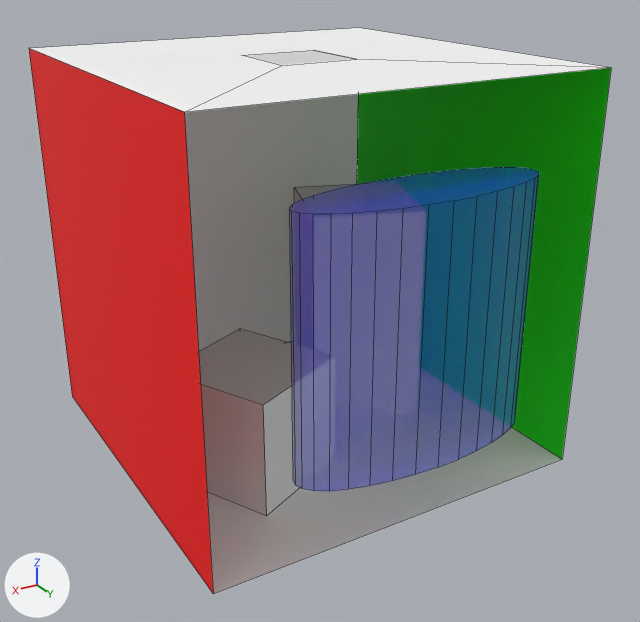
The OBJ model res/cornell_box.obj: old version first, new version second.
Camera for both pictures: a 50 mm lens placed at (5.33, 9.39, 6.38), pointed at (0.06, 0.6, 1.98). Lighting does not change. The marker at lower left points along +X, +Y and +Z. Mesh edges are drawn as thin lines. Where no turn or scale is listed for an object, it has been applied to the vertices. Vertices at the same position are counted once.

The older version as bpy lines, for what is in view:
```python
mat_material_004 = principled_material('Material.004')
mat_material_004.base_color = (0.0, 0.0, 1.0)  # blue #0000ff
mat_material_004.roughness = 0.526
mat_material_004.alpha = 0.25
me_cylinder = bpy.data.meshes.new('Cylinder')
me_cylinder.from_pydata(...)  # a 32-sided cylinder along z spanning x -1.5..1.5, y 2.0..3.0, z 1.0..4.0
me_cylinder.materials.append(mat_material_004)  # blue #0000ff
me_plane_001 = bpy.data.meshes.new('Plane.001')
me_plane_001.from_pydata([(2.5, -2.5, 5.0), (2.5, 2.5, 5.0), (2.5, -2.5, 0.0), (2.5, 2.5, 0.0)], [], [(0, 1, 3, 2)])
me_plane_001.materials.append(mat_material_002)  # red #ff0000
me_plane_005 = bpy.data.meshes.new('Plane.005')
me_plane_005.from_pydata([(0.5, 0.5, 5.0), (0.5, -0.5, 5.0), (-0.5, 0.5, 5.0), (-0.5, -0.5, 5.0)], [], [(0, 1, 3, 2)])
me_plane_005.materials.append(mat_none)  # white #e7e7e7
ob_cylinder = bpy.data.objects.new('Cylinder', me_cylinder)
ob_cylinder.location = (0.0, 0.0, 0.0)
ob_plane_001 = bpy.data.objects.new('Plane.001', me_plane_001)
ob_plane_001.location = (0.0, 0.0, 0.0)
ob_plane_005 = bpy.data.objects.new('Plane.005', me_plane_005)
ob_plane_005.location = (0.0, 0.0, 0.0)
# also in view: 'Plane' at (0.0, 0.0, 0.0); 'Plane.004' at (0.0, 0.0, 5.0); 'Cube' at (1.04, 0.59, 0.75); 'Plane.002' at (-2.5, 0.0, 2.5); 'Plane.003' at (0.0, -2.5, 2.5)
```
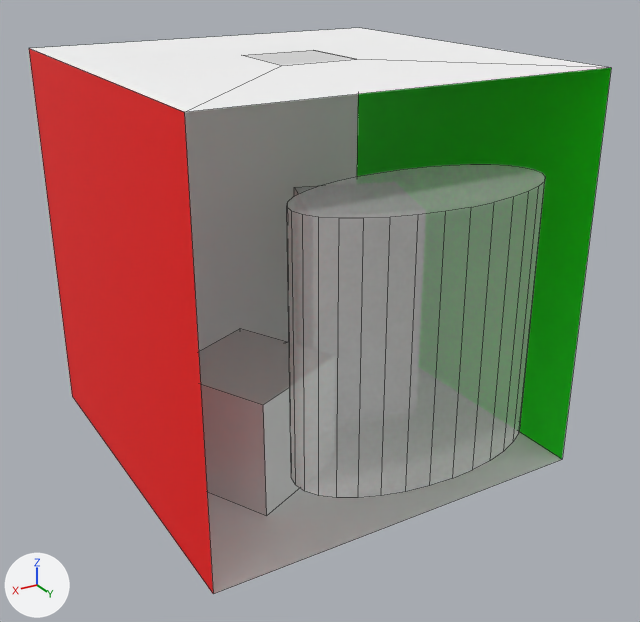
Changed parts and their boxes [x1, y1, x2, y2] in the pictures (640 x 622 px):
'Cylinder', recoloured, mesh rescaled: before [290, 167, 539, 491]; after [287, 164, 545, 498]

Diff of the bpy script that builds the scene:
```diff
--- a/res/cornell_box.obj.py
+++ b/res/cornell_box.obj.py
@@ mat_material_004 @@
 mat_material_004 = principled_material('Material.004')
-mat_material_004.base_color = (0.0, 0.0, 1.0)  # blue #0000ff
+mat_material_004.base_color = (0.8, 0.8, 0.8)  # white #e7e7e7
 mat_material_004.roughness = 0.526
@@ me_cylinder @@
 me_cylinder.from_pydata(...)  # 64 vertices, 34 faces; spans x -1.5..1.5, y 2.0..3.0, z 1.0..4.0
 # used by ob_cylinder; location = (0.0, 0.0, 0.0)
+# me_cylinder part 1: the whole mesh is scaled about its middle by (1, 1.5, 1)
 me_cylinder.materials.append(mat_material_004)
```
